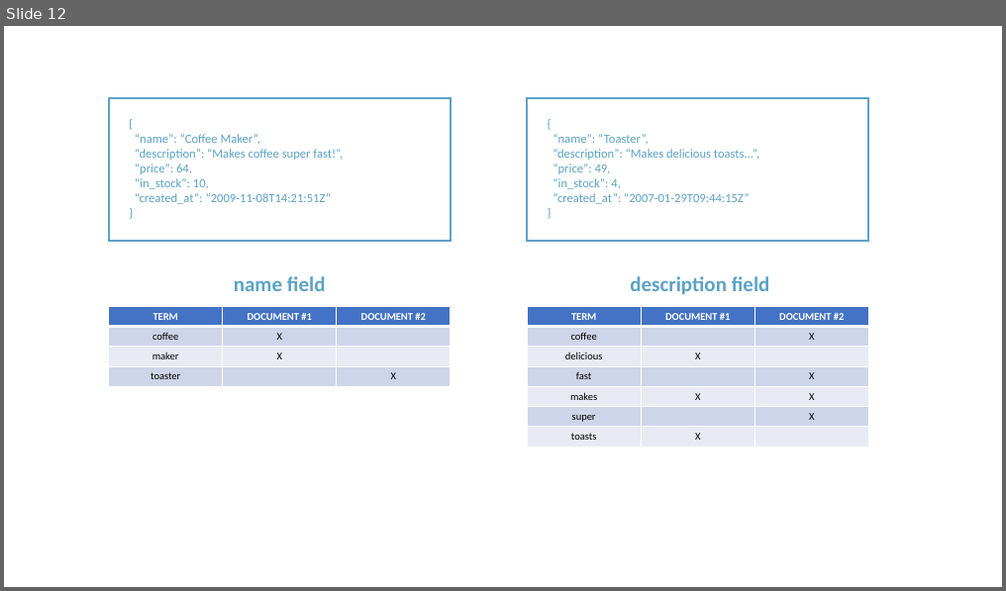
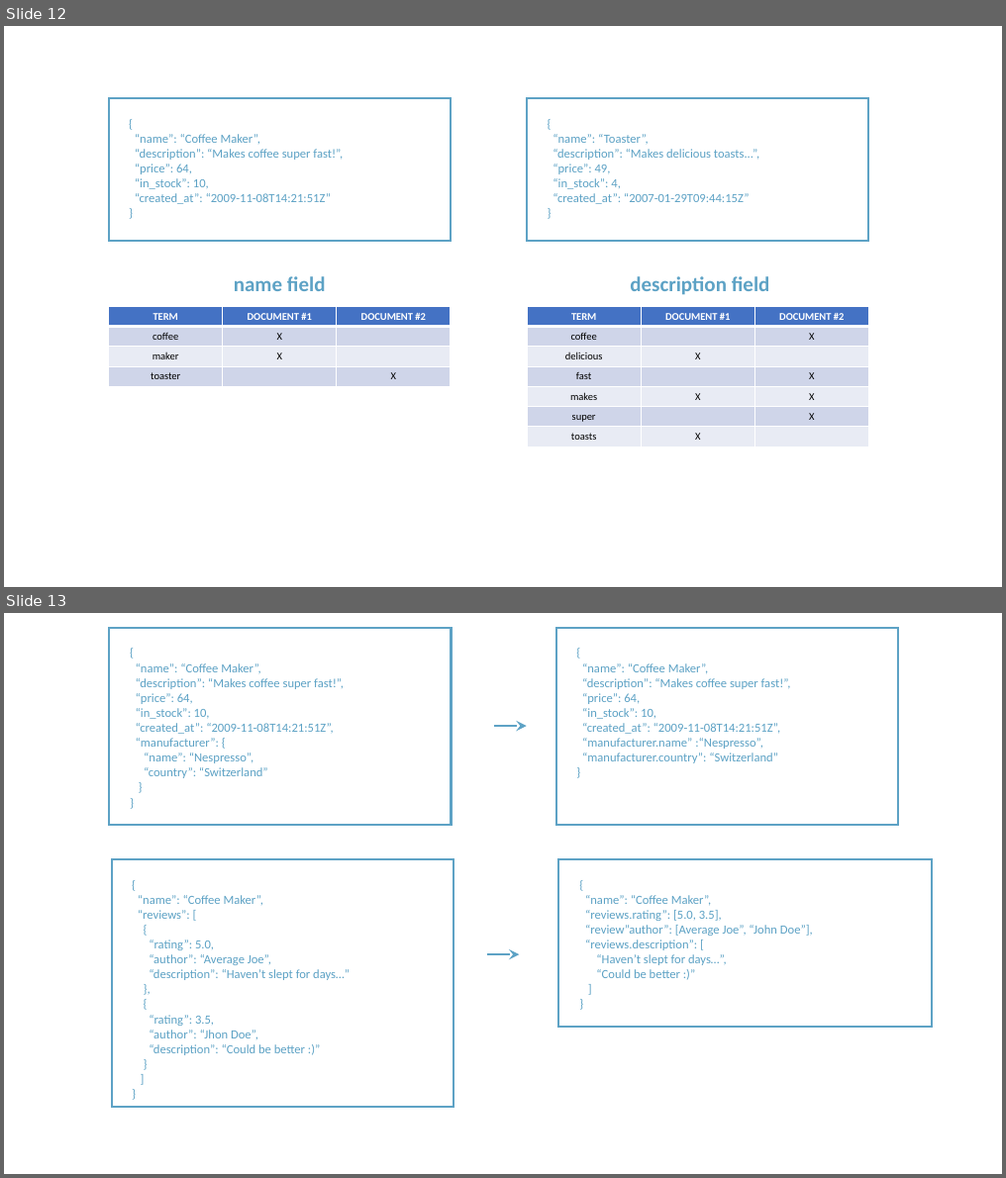
Before and after one commit to rudaks-han/book-summary, a slide deck: complete-guide-to-elasticsearch/프레젠테이션1.pptx. Shown one above the other, each under a label of ours: slide 12 before the commit, slides 12 and 13 after it. The pictures are 1006x591 and 1006x1178 pixels, drawn with LibreOffice and Linux fonts; fonts in the diff are those of the drawing. Boxes give left, top, right and bottom in pixels: in the first picture for what was removed or moved away, otherwise in the second. Text is boxed around its words. In the diff, an @@ line names an element or a change of style, - is before the commit and + after.

```diff
--- a/complete-guide-to-elasticsearch/프레젠테이션1.pptx
+++ b/complete-guide-to-elasticsearch/프레젠테이션1.pptx
@@ slide 13 added at (4,613,1002,1174), background #FFFFFF @@
@@ rectangle added at (110,627,451,825), outline #5DA2C5 2 pt @@
@@ rectangle added at (556,627,899,825), outline #5DA2C5 2 pt @@
@@ text added at (136,663,344,778), 12 pt, text #5DA2C5 @@
+{
+“name”: “Coffee Maker”,
+“description”: “Makes coffee super fast!”,
+“price”: 64,
+“in_stock”: 10,
+“created_at”: “2009-11-08T14:21:51Z”,
+“manufacturer”: {
+“name”: “Nespresso”,
+“country”: “Switzerland”
+}
+}
@@ text added at (582,663,791,763), 12 pt, text #5DA2C5 @@
+{
+“name”: “Coffee Maker”,
+“description”: “Makes coffee super fast!”,
+“price”: 64,
+“in_stock”: 10,
+“created_at”: “2009-11-08T14:21:51Z”,
+“manufacturer.name” :“Nespresso”,
+“manufacturer.country”: “Switzerland”
+}
@@ arrow added from (494, 726) to (527, 726), #5DA2C5 2 pt @@
@@ rectangle added at (112,860,453,1107), outline #5DA2C5 2 pt @@
@@ rectangle added at (558,860,932,1027), outline #5DA2C5 2 pt @@
@@ text added at (138,895,350,1056), 12 pt, text #5DA2C5 @@
+{
+“name”: “Coffee Maker”,
+“reviews”: [
+{
+“rating”: 5.0,
+“author”: “Average Joe”,
+“description”: “Haven’t slept for days…”
+},
+{
+“rating”: 3.5,
+“author”: “Jhon Doe”,
+“description”: “Could be better :)”
+}
+]
+}
@@ text added at (585,895,813,978), 12 pt, text #5DA2C5 @@
+{
+“name”: “Coffee Maker”,
+“reviews.rating”: [5.0, 3.5],
+“review”author”: [Average Joe”, “John Doe”],
+“reviews.description”: [
+“Haven’t slept for days…”,
+“Could be better :)”
+]
+}
@@ arrow added from (487, 956) to (519, 956), #5DA2C5 2 pt @@
```
Also in this commit, not shown: 2 other slides added, 6 other files.
